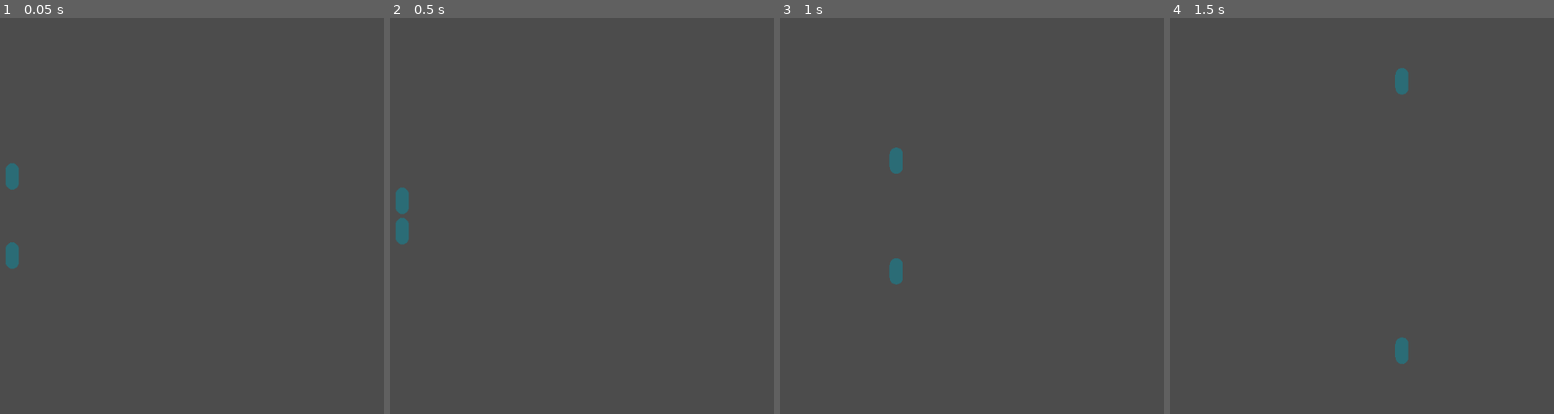
Above: before the commit, frames 1-4 (left to right).
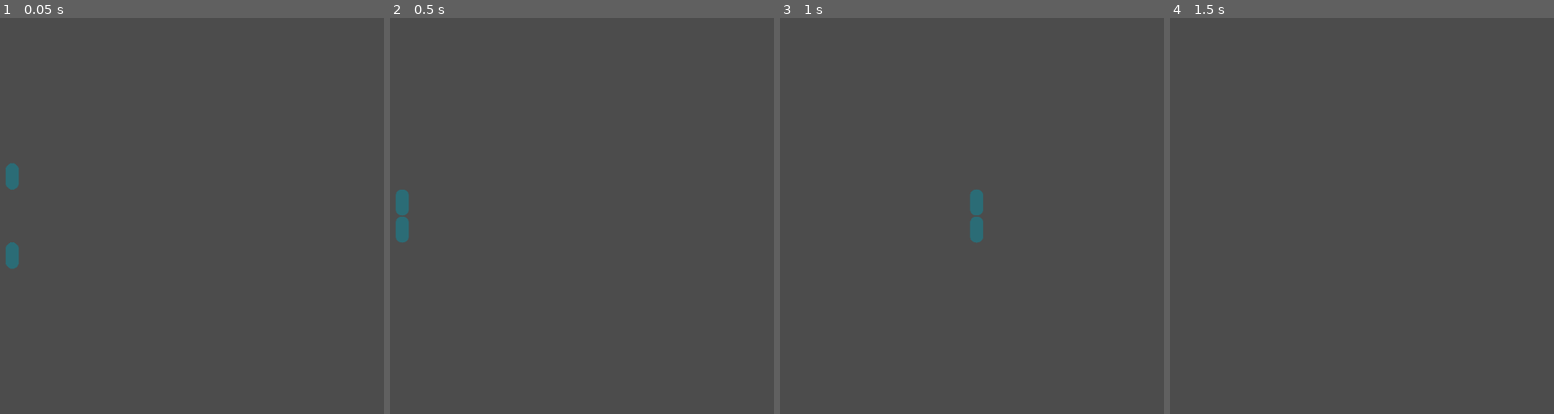
Above: after the commit, the same moments.

Repository: Notebooked/Reflection-prototype
Game: Godot game, scene res://Main.tscn
Same seed, same stepped clock (60 frames per second), same inputs: the game is played once before the commit and once after it.
Inputs:
- Up to frame 1 (0.05 s): no input
- Up to frame 2 (0.5 s): no input
- Up to frame 3 (1 s): tap Enter at 0.5 s; hold D (right) from 0.53 s (still down); tap Shift (dash, bound only after the commit) at 0.6 s; tap Space (jump) at 0.77, 0.8 s
- Up to frame 4 (1.5 s): keep holding D (right); tap Space (jump) at 1.07, 1.35 s

Frame 1 is identical in both runs. In frame 2, less than 0.1% of the frame differs, in the area x 1-5%, y 42-58%; in frame 3, 0.8%, in the area x 28-53%, y 32-68%; in frame 4, 0.4%.

Commit message:
d

Diff:
--- a/Main.tscn
+++ b/Main.tscn
@@ -4,7 +4,7 @@
 [ext_resource path="res://PlayerPlatform.gd" type="Script" id=2]
 
 [sub_resource type="RectangleShape2D" id=1]
-extents = Vector2( 168, 3 )
+extents = Vector2( 168, 0.5 )
 
 [node name="Node2D" type="Node2D"]
 
--- a/Player.gd
+++ b/Player.gd
@@ -1,5 +1,4 @@
 extends KinematicBody2D
-
 
 var acceleration = 500
 var gravity = 20
@@ -9,18 +8,32 @@
 
 var velocity = Vector2.ZERO
 
+var jumps_left = 2
+
+var dashing = false
+var dash_time = 0.35
+var dash_speed = 700
+var current_dash_time = 0.0
+var dash_vertical_mult = 0.8
+var dash_retain_velocity = Vector2.ZERO
+var dash_direction = Vector2.ZERO
+
+var direction = Vector2.ZERO
+
 var mirrored: Sprite
 
 # Called when the node enters the scene tree for the first time.
 func _ready():
 	mirrored = $Mirrored
 
-func process_input():
-	if Input.is_action_pressed("left") and velocity.x > -max_velocity:
+func move():
+	velocity.y += gravity
+
+	if direction.x == -1 and velocity.x > -max_velocity:
 		velocity.x -= acceleration
 		if velocity.x < -max_velocity:
 			velocity.x = -max_velocity
-	if Input.is_action_pressed("right") and velocity.x < max_velocity:
+	if direction.x == 1 and velocity.x < max_velocity:
 		velocity.x += acceleration
 		if velocity.x > max_velocity:
 			velocity.x = max_velocity
@@ -28,16 +41,51 @@
 	if not (Input.is_action_pressed("left") or Input.is_action_pressed("right")):
 		velocity.x *= deceleration
 
-	if (Input.is_action_just_pressed("jump")):
+	if (Input.is_action_just_pressed("jump") and jumps_left > 0):
 		velocity.y = -jump_power
+		jumps_left -= 1
+
+	move_and_slide(velocity, Vector2.UP)
+
+	if (is_on_floor()):
+		velocity.y = 0
+		jumps_left = 2
+
+func start_dash():
+	dashing = true
+	current_dash_time = 0.0
+	dash_direction = direction
+
+func dash(delta):
+	current_dash_time += delta
+	if current_dash_time >= dash_time:
+		dashing = false
+	else:
+		var move = dash_direction
+		move.y *= dash_vertical_mult
+		move *= dash_speed
+		move_and_slide(move)
+		velocity = move * 0.8 * Vector2(1.2, 0.5)
+
+func process_input():
+	direction = Vector2.ZERO
+	if Input.is_action_pressed("left"):
+		direction.x -= 1
+	if Input.is_action_pressed("right"):
+		direction.x += 1
+	if Input.is_action_pressed("up"):
+		direction.y -= 1
+	if Input.is_action_pressed("down"):
+		direction.y += 1
+	if Input.is_action_just_pressed("dash"):
+		start_dash()
 
 func _physics_process(delta):
-	velocity.y += gravity
-
-#	if (is_on_floor()):
-#		velocity.y = 0
 	process_input()
 
-	move_and_slide(velocity)
+	if dashing:
+		dash(delta)
+	else:
+		move()
 
 	mirrored.global_position.y = 600 - position.y
--- a/project.godot
+++ b/project.godot
@@ -45,6 +45,11 @@
 "events": [ Object(InputEventKey,"resource_local_to_scene":false,"resource_name":"","device":0,"alt":false,"shift":false,"control":false,"meta":false,"command":false,"pressed":false,"scancode":32,"physical_scancode":0,"unicode":0,"echo":false,"script":null)
  ]
 }
+dash={
+"deadzone": 0.5,
+"events": [ Object(InputEventKey,"resource_local_to_scene":false,"resource_name":"","device":0,"alt":false,"shift":false,"control":false,"meta":false,"command":false,"pressed":false,"scancode":16777237,"physical_scancode":0,"unicode":0,"echo":false,"script":null)
+ ]
+}
 
 [physics]
 
